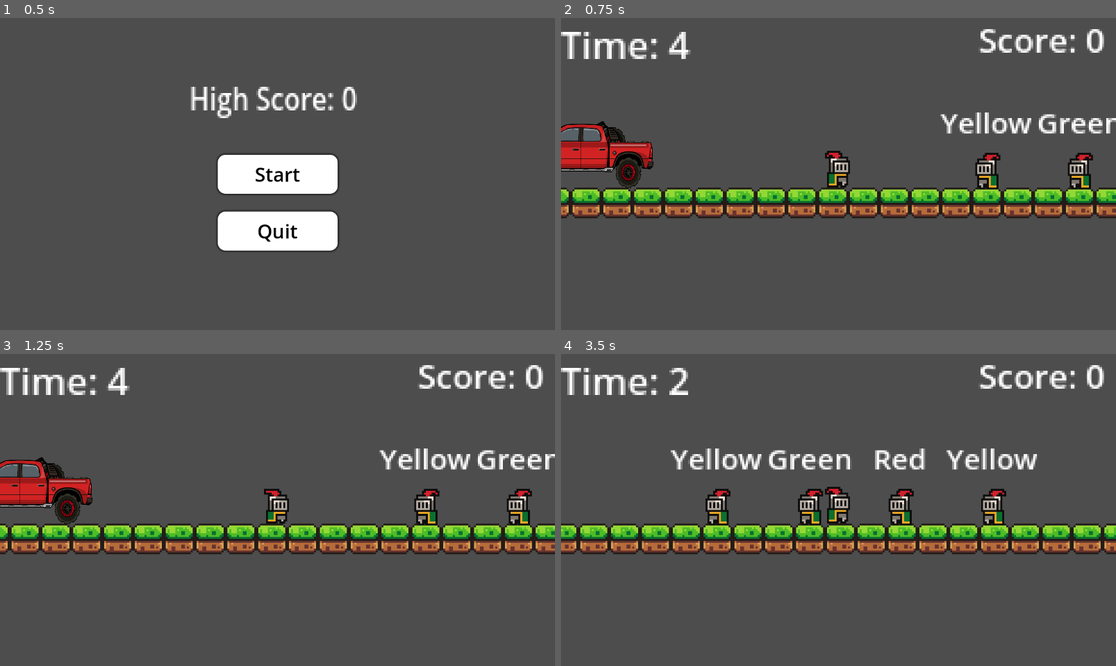
Above: before the commit, frames 1-4 (two rows, left to right).
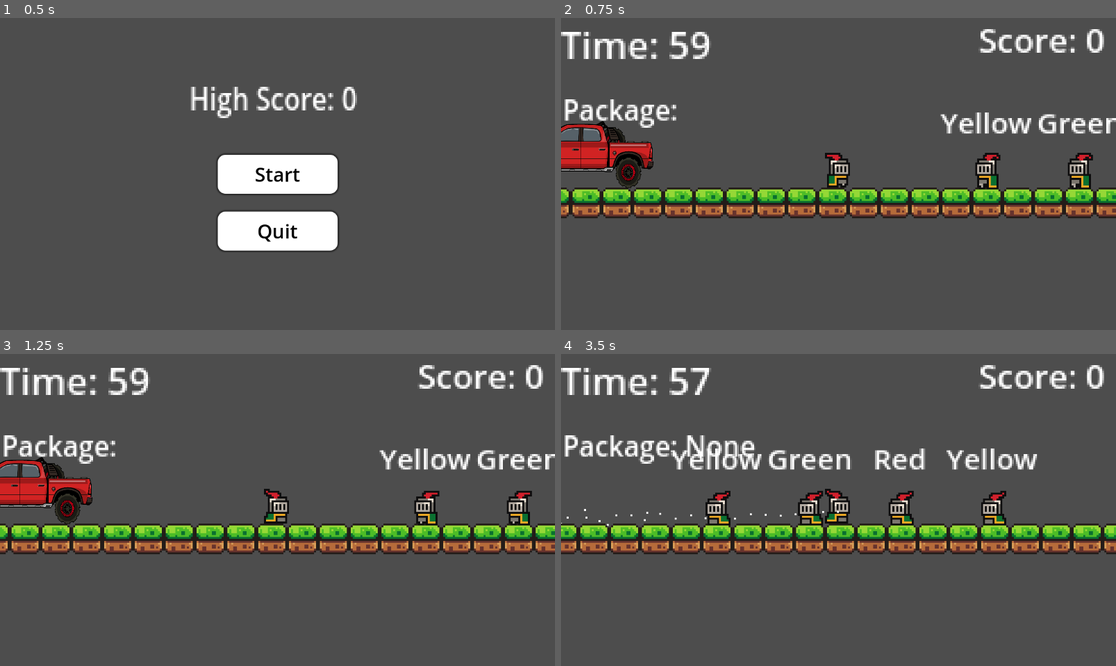
Above: after the commit, the same moments.

Repository: MelchiorC/deliverygame
Game: Godot game, scene res://Scenes/main_menu.tscn
Two runs of this game, one before a commit and one after it. Both use one fixed random seed, a clock stepped at 60 frames per second and the inputs below.
Inputs:
- Up to frame 1 (0.5 s): no input
- Up to frame 2 (0.75 s): click "Start" at 0.5 s
- Up to frame 3 (1.25 s): no input
- Up to frame 4 (3.5 s): tap Enter (ui_accept) at 1.25, 1.35, 1.52, 1.82, 2.1, 2.27, 2.57, 2.85 s; hold Right (ui_right) 1.28-2.03 s; hold Left (ui_left) 2.03-2.78 s; hold Right (ui_right) from 2.78 s (still down)

Frame 1 is identical in both runs. In frame 2, 1.4% of the frame differs, in the area x 0-53%, y 4-54%; in frame 3, 1.8%; in frame 4, 2.8%, in the area x 0-81%, y 4-56%.

Commit message:
DeliveryGuyFinished
Finished the DeliveryGuy Test

Diff:
--- a/Scenes/game.tscn
+++ b/Scenes/game.tscn
@@ -6,8 +6,10 @@
 [ext_resource type="PackedScene" uid="uid://bonpx7cxsg1ex" path="res://Scenes/main_menu.tscn" id="2_v158k"]
 [ext_resource type="PackedScene" uid="uid://dik463bdpflip" path="res://Scenes/game_over_popup.tscn" id="3_h4fw4"]
 [ext_resource type="Script" uid="uid://cw26n6n7tlyev" path="res://Scripts/Truck.gd" id="4_3dryh"]
+[ext_resource type="AudioStream" uid="uid://c3afiff67cloj" path="res://Assets/Sounds/PickUpSound.ogg" id="5_o5yvi"]
 [ext_resource type="Texture2D" uid="uid://cow8jkf0qas7m" path="res://Assets/brackeys_platformer_assets/brackeys_platformer_assets/sprites/car-full.png" id="5_wowpa"]
 [ext_resource type="Script" uid="uid://dco3wa0flb8ip" path="res://Scripts/Recipient.gd" id="6_1l0tm"]
+[ext_resource type="AudioStream" uid="uid://cjmrs2vioeytc" path="res://Assets/Sounds/DeliverSound.wav" id="6_rku1e"]
 [ext_resource type="Texture2D" uid="uid://biqhmwx6rcp3m" path="res://Assets/brackeys_platformer_assets/brackeys_platformer_assets/sprites/knight.png" id="7_v158k"]
 
 [sub_resource type="TileSetAtlasSource" id="TileSetAtlasSource_qxrlw"]
@@ -225,15 +227,32 @@
 scale = Vector2(4.8188, 4.66263)
 text = "Time"
 
+[node name="PackageLabel" type="Label" parent="GameManager/UI"]
+offset_left = 3.0
+offset_top = 147.0
+offset_right = 76.0
+offset_bottom = 170.0
+scale = Vector2(3.51861, 3.68997)
+text = "Package: "
+horizontal_alignment = 1
+vertical_alignment = 1
+
 [node name="GameOverPopup" parent="GameManager/UI" instance=ExtResource("3_h4fw4")]
 visible = false
 
-[node name="Player" parent="." instance=ExtResource("1_ebmjs")]
+[node name="Player" parent="." node_paths=PackedStringArray("package_label") instance=ExtResource("1_ebmjs")]
 position = Vector2(107, 32)
+package_label = NodePath("../GameManager/UI/PackageLabel")
 
 [node name="Camera2D" type="Camera2D" parent="Player"]
 position = Vector2(0, -7)
 zoom = Vector2(4, 4)
+
+[node name="PickupSound" type="AudioStreamPlayer2D" parent="Player"]
+stream = ExtResource("5_o5yvi")
+
+[node name="DeliverSound" type="AudioStreamPlayer2D" parent="Player"]
+stream = ExtResource("6_rku1e")
 
 [node name="TileMapLayer" type="TileMapLayer" parent="."]
 tile_map_data = PackedByteArray("AAAGAAIAAAAAAAAAAAAFAAIAAAAAAAAAAAAEAAIAAAAAAAAAAAADAAIAAAAAAAAAAAACAAIAAAAAAAAAAAABAA …(1072 unchanged characters)…
@@ -278,6 +297,7 @@
 
 [node name="AnimatedSprite2D" type="AnimatedSprite2D" parent="Recipient1"]
 sprite_frames = SubResource("SpriteFrames_1phco")
+autoplay = "default"
 flip_h = true
 
 [node name="Recipient2" type="Area2D" parent="." groups=["recipients"]]
@@ -306,6 +326,7 @@
 
 [node name="AnimatedSprite2D" type="AnimatedSprite2D" parent="Recipient2"]
 sprite_frames = SubResource("SpriteFrames_1phco")
+autoplay = "default"
 flip_h = true
 
 [node name="Recipient3" type="Area2D" parent="." groups=["recipients"]]
@@ -334,6 +355,7 @@
 
 [node name="AnimatedSprite2D" type="AnimatedSprite2D" parent="Recipient3"]
 sprite_frames = SubResource("SpriteFrames_1phco")
+autoplay = "default"
 flip_h = true
 
 [node name="Recipient4" type="Area2D" parent="." groups=["recipients"]]
@@ -362,4 +384,5 @@
 
 [node name="AnimatedSprite2D" type="AnimatedSprite2D" parent="Recipient4"]
 sprite_frames = SubResource("SpriteFrames_1phco")
-flip_h = true
+autoplay = "default"
+flip_h = true
--- a/Scenes/player.tscn
+++ b/Scenes/player.tscn
@@ -19,6 +19,70 @@
 atlas = ExtResource("1_v0iea")
 region = Rect2(96, 0, 32, 32)
 
+[sub_resource type="AtlasTexture" id="AtlasTexture_x3wgy"]
+atlas = ExtResource("1_v0iea")
+region = Rect2(0, 64, 32, 32)
+
+[sub_resource type="AtlasTexture" id="AtlasTexture_3smsa"]
+atlas = ExtResource("1_v0iea")
+region = Rect2(32, 64, 32, 32)
+
+[sub_resource type="AtlasTexture" id="AtlasTexture_8erm5"]
+atlas = ExtResource("1_v0iea")
+region = Rect2(64, 64, 32, 32)
+
+[sub_resource type="AtlasTexture" id="AtlasTexture_f1ek2"]
+atlas = ExtResource("1_v0iea")
+region = Rect2(96, 64, 32, 32)
+
+[sub_resource type="AtlasTexture" id="AtlasTexture_tx1dd"]
+atlas = ExtResource("1_v0iea")
+region = Rect2(128, 64, 32, 32)
+
+[sub_resource type="AtlasTexture" id="AtlasTexture_gymyn"]
+atlas = ExtResource("1_v0iea")
+region = Rect2(160, 64, 32, 32)
+
+[sub_resource type="AtlasTexture" id="AtlasTexture_pu2lt"]
+atlas = ExtResource("1_v0iea")
+region = Rect2(192, 64, 32, 32)
+
+[sub_resource type="AtlasTexture" id="AtlasTexture_ukyrk"]
+atlas = ExtResource("1_v0iea")
+region = Rect2(224, 64, 32, 32)
+
+[sub_resource type="AtlasTexture" id="AtlasTexture_7dp3o"]
+atlas = ExtResource("1_v0iea")
+region = Rect2(0, 96, 32, 32)
+
+[sub_resource type="AtlasTexture" id="AtlasTexture_h4iuc"]
+atlas = ExtResource("1_v0iea")
+region = Rect2(32, 96, 32, 32)
+
+[sub_resource type="AtlasTexture" id="AtlasTexture_fd4e3"]
+atlas = ExtResource("1_v0iea")
+region = Rect2(64, 96, 32, 32)
+
+[sub_resource type="AtlasTexture" id="AtlasTexture_qqcod"]
+atlas = ExtResource("1_v0iea")
+region = Rect2(96, 96, 32, 32)
+
+[sub_resource type="AtlasTexture" id="AtlasTexture_igrcy"]
+atlas = ExtResource("1_v0iea")
+region = Rect2(128, 96, 32, 32)
+
+[sub_resource type="AtlasTexture" id="AtlasTexture_fs7ks"]
+atlas = ExtResource("1_v0iea")
+region = Rect2(160, 96, 32, 32)
+
+[sub_resource type="AtlasTexture" id="AtlasTexture_l6n3p"]
+atlas = ExtResource("1_v0iea")
+region = Rect2(192, 96, 32, 32)
+
+[sub_resource type="AtlasTexture" id="AtlasTexture_olqyp"]
+atlas = ExtResource("1_v0iea")
+region = Rect2(224, 96, 32, 32)
+
 [sub_resource type="SpriteFrames" id="SpriteFrames_x3wgy"]
 animations = [{
 "frames": [{
@@ -37,10 +101,77 @@
 "loop": true,
 "name": &"idle",
 "speed": 10.0
+}, {
+"frames": [{
+"duration": 1.0,
+"texture": SubResource("AtlasTexture_x3wgy")
+}, {
+"duration": 1.0,
+"texture": SubResource("AtlasTexture_3smsa")
+}, {
+"duration": 1.0,
+"texture": SubResource("AtlasTexture_8erm5")
+}, {
+"duration": 1.0,
+"texture": SubResource("AtlasTexture_f1ek2")
+}, {
+"duration": 1.0,
+"texture": SubResource("AtlasTexture_tx1dd")
+}, {
+"duration": 1.0,
+"texture": SubResource("AtlasTexture_gymyn")
+}, {
+"duration": 1.0,
+"texture": SubResource("AtlasTexture_pu2lt")
+}, {
+"duration": 1.0,
+"texture": SubResource("AtlasTexture_ukyrk")
+}, {
+"duration": 1.0,
+"texture": SubResource("AtlasTexture_7dp3o")
+}, {
+"duration": 1.0,
+"texture": SubResource("AtlasTexture_h4iuc")
+}, {
+"duration": 1.0,
+"texture": SubResource("AtlasTexture_fd4e3")
+}, {
+"duration": 1.0,
+"texture": SubResource("AtlasTexture_qqcod")
+}, {
+"duration": 1.0,
+"texture": SubResource("AtlasTexture_igrcy")
+}, {
+"duration": 1.0,
+"texture": SubResource("AtlasTexture_fs7ks")
+}, {
+"duration": 1.0,
+"texture": SubResource("AtlasTexture_l6n3p")
+}, {
+"duration": 1.0,
+"texture": SubResource("AtlasTexture_olqyp")
+}],
+"loop": true,
+"name": &"run",
+"speed": 10.0
 }]
 
 [sub_resource type="CircleShape2D" id="CircleShape2D_3smsa"]
 radius = 5.0
+
+[sub_resource type="CanvasItemMaterial" id="CanvasItemMaterial_cvnsp"]
+
+[sub_resource type="ParticleProcessMaterial" id="ParticleProcessMaterial_6t5aa"]
+particle_flag_disable_z = true
+angular_velocity_min = -1.60933e-05
+angular_velocity_max = -1.60933e-05
+radial_velocity_min = 32.38
+radial_velocity_max = 32.38
+gravity = Vector3(0, 98, 0)
+linear_accel_min = -100.0
+linear_accel_max = -100.0
+radial_accel_min = 4.86
+radial_accel_max = 4.86
 
 [node name="Player" type="CharacterBody2D"]
 script = ExtResource("1_cvnsp")
@@ -50,9 +181,13 @@
 sprite_frames = SubResource("SpriteFrames_x3wgy")
 animation = &"idle"
 autoplay = "idle"
-frame = 3
-frame_progress = 0.0175804
 
 [node name="CollisionShape2D" type="CollisionShape2D" parent="."]
 position = Vector2(0, -6)
 shape = SubResource("CircleShape2D_3smsa")
+
+[node name="RunParticles" type="GPUParticles2D" parent="."]
+material = SubResource("CanvasItemMaterial_cvnsp")
+position = Vector2(0, -5)
+amount = 30
+process_material = SubResource("ParticleProcessMaterial_6t5aa")
--- a/Scripts/GameManager.gd
+++ b/Scripts/GameManager.gd
@@ -3,15 +3,16 @@
 @onready var timer: Timer = $Timer
 @onready var score_label: Label = $UI/ScoreLabel
 @onready var time_label: Label = $UI/TimerLabel
+@onready var package_label: Label = $UI/PackageLabel
 @onready var game_over: Control = $UI/GameOverPopup
 
 var score: int = 0
-var time_left: float = 5.0
+var time_left: float = 60.0
 var game_ended := false
 
 func _ready():
 	score = 0
-	time_left = 5.0
+	time_left = 60.0
 	game_ended = false
 	timer.start()
 	score_label.text = "Score: 0"
--- a/Scripts/Truck.gd
+++ b/Scripts/Truck.gd
@@ -9,15 +9,22 @@
 	connect("body_exited", Callable(self, "_on_body_exited"))
 
 func _process(_delta):
-	# Detect pickup input manually while player is still inside
 	if Input.is_action_just_pressed("ui_accept"):
 		for body in overlapping_bodies:
 			if body.has_method("pick_package"):
-				var package = package_types[randi() % package_types.size()]
-				body.pick_package(package)
+				var new_package = get_different_package(body.carrying_package)
+				body.pick_package(new_package)
+
 				if has_node("PickupParticles"):
 					$PickupParticles.restart()
-				print("Delivered package:", package)
+
+				print("Given new package:", new_package)
+
+func get_different_package(current: String) -> String:
+	var filtered = package_types.filter(func(p): return p != current)
+	if filtered.is_empty():
+		return current
+	return filtered[randi() % filtered.size()]
 
 func _on_body_entered(body):
 	if not overlapping_bodies.has(body):
--- a/Scripts/gameover.gd
+++ b/Scripts/gameover.gd
@@ -7,6 +7,5 @@
 func _on_retry_button_pressed() -> void:
 	get_tree().change_scene_to_file("res://Scenes/game.tscn")
 
-
 func _on_main_menu_button_pressed() -> void:
 	get_tree().change_scene_to_file("res://Scenes/main_menu.tscn")
--- a/Scripts/player.gd
+++ b/Scripts/player.gd
@@ -1,25 +1,48 @@
 extends CharacterBody2D
 
 @export var move_speed := 200
+@export var package_label: Label
 var carrying_package := ""  # Package type
+
+@onready var animated_sprite: AnimatedSprite2D = $AnimatedSprite2D
+@onready var run_particles: GPUParticles2D = $RunParticles
 
 func _physics_process(delta):
 	var direction = Vector2.ZERO
 	direction.x = Input.get_action_strength("ui_right") - Input.get_action_strength("ui_left")
+
+	# Flip sprite
+	if direction.x < 0:
+		animated_sprite.flip_h = true
+	elif direction.x > 0:
+		animated_sprite.flip_h = false
+
+	# Play animations + toggle particles
+	if direction.x != 0:
+		if animated_sprite.animation != "run":
+			animated_sprite.play("run")
+		run_particles.emitting = true
+	else:
+		if animated_sprite.animation != "idle":
+			animated_sprite.play("idle")
+		run_particles.emitting = false
+
+	# Movement
 	velocity = direction * move_speed
 	move_and_slide()
 
 func pick_package(package_type: String):
-	if carrying_package == "":
-		carrying_package = package_type
-		print("Picked package:", package_type)
+	carrying_package = package_type
+	if package_label:
+		package_label.text = "Package: " + carrying_package
+	$PickupSound.play()
+	print("Picked package:", package_type)
 
 func deliver_package(recipient_package: String) -> bool:
-	if carrying_package == recipient_package:
-		carrying_package = ""
-		print("Correct delivery!")
-		return true
-	else:
-		print("Wrong delivery! Dropping package:", carrying_package)
-		carrying_package = ""
-		return false
+	var success = carrying_package == recipient_package
+	if package_label:
+		package_label.text = "Package: None"
+	carrying_package = ""
+	if success:
+		$DeliverSound.play()
+	return success
Not shown, added: Assets/Sounds/DeliverSound.wav.import
Not shown, added: Assets/Sounds/PickUpSound.ogg.import
Not shown: 1 places in Scenes/game.tscn that only renumber resources
Not shown: 1 places in Scenes/player.tscn that only renumber resources
Not shown, added: export_presets.cfg
Not shown, added: Assets/Sounds/DeliverSound.wav
Not shown, added: Assets/Sounds/PickUpSound.ogg
